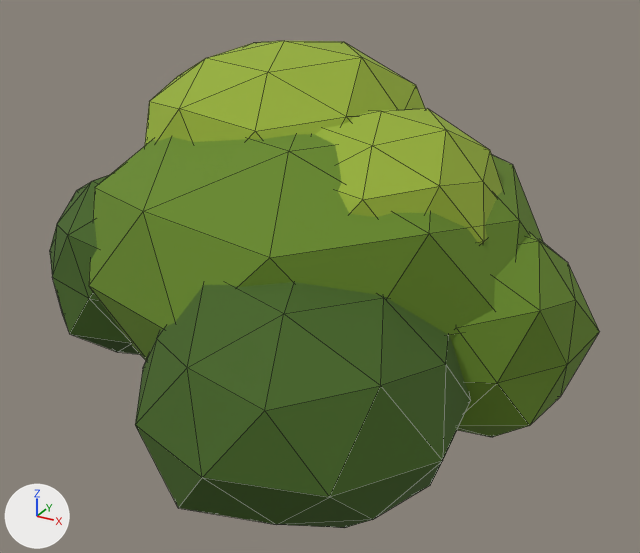
The glTF model Godot/assets/models3d/nature/buisson.glb as it was, and as the next commit left it.
The view is the same before and after, from a camera (50 mm lens) standing at (1.089, -1.928, 1.319) and looking at (0.05, -0.04, 0.374). Arrows for +X, +Y and +Z are at lower left; the lights stay in place. The first picture is the older version. Mesh edges are drawn as thin lines. Vertices at exactly the same position are counted once.

Objects in the first picture: 'buisson'.
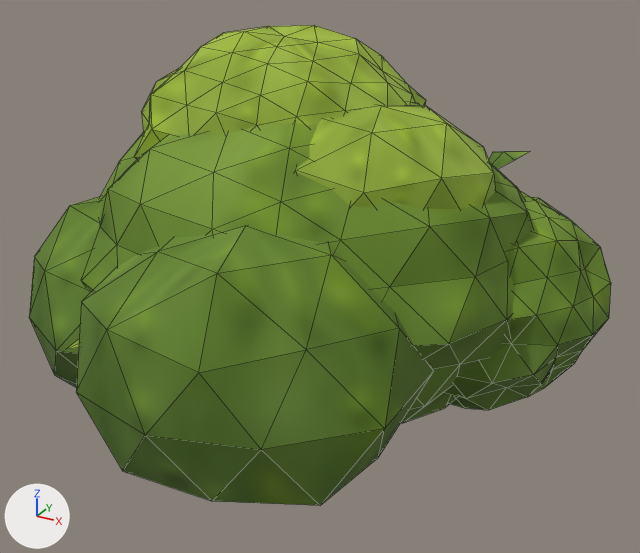
Location of each change, [x1, y1, x2, y2] in pixels of the pictures (640 x 553 px):
'buisson', surface changed, reshaped: before [50, 41, 600, 528]; after [29, 25, 611, 505]
part 1 of me_m_182, rebuilt: before [89, 134, 543, 360]; after [81, 102, 533, 423]
part 2 of me_m_182, rebuilt: before [315, 108, 503, 244]; after [295, 105, 496, 209]
part 3 of me_m_182, rebuilt: before [50, 175, 139, 354]; after [29, 196, 101, 388]
part 4 of me_m_182, rebuilt: before [451, 233, 600, 437]; after [446, 190, 611, 410]
part 5 of me_m_182, rebuilt (7% wider, 13% taller): before [135, 282, 471, 528]; after [76, 226, 434, 505]
part 6 of me_m_182, rebuilt: before [145, 41, 425, 145]; after [135, 25, 426, 159]
part 7 of me_m_182, added: after [489, 151, 530, 169]
part 8 of me_m_182, added (mostly hidden): after [67, 339, 79, 349]

The change, as a diff of the scene's bpy script:
```diff
--- a/Godot/assets/models3d/nature/buisson.glb.py
+++ b/Godot/assets/models3d/nature/buisson.glb.py
@@ img_tex_bark @@
+img_tex_bark = load_image('tex_bark', '_unpacked/tex_bark', 512, 512, 'sRGB')
@@ img_tex_blade @@
+img_tex_blade = load_image('tex_blade', '_unpacked/tex_blade', 256, 256, 'sRGB')
@@ img_tex_leaf @@
+img_tex_leaf = load_image('tex_leaf', '_unpacked/tex_leaf', 512, 512, 'sRGB')
@@ mat_leaf @@
 mat_leaf = principled_material('leaf')
-mat_leaf.base_color = (0.133, 0.247, 0.0177)  # green #668824
+mat_leaf.texture = img_tex_leaf
 mat_leaf.roughness = 0.9
@@ mat_bark @@
+mat_bark = principled_material('bark')
+mat_bark.texture = img_tex_bark
+mat_bark.roughness = 0.9
@@ mat_blade @@
+mat_blade = principled_material('blade')
+mat_blade.texture = img_tex_blade
+mat_blade.roughness = 0.9
@@ me_m_182 @@
 # used by ob_buisson; location = (0.0, 0.0, 0.0)
 # verts and faces of me_m_182; kept vertices keep their numbers, new ones are numbered from 336
-me_m_182.from_pydata(...)  # 336 vertices, 640 faces; spans x -0.72..0.75, y -0.78..0.75, z 0.0..0.96
+me_m_182.from_pydata(...)  # 944 vertices, 1760 faces; spans x -0.75..0.77, y -0.81..0.8, z 0.0..0.99
+# me_m_182 part 1: the loose piece of 42 vertices spanning x -0.6..0.61, y -0.58..0.52, z 0.01..0.83 is rebuilt with 162 vertices and now spans x -0.61..0.61, y -0.56..0.58, z 0.02..0.87
+# me_m_182 part 2: the loose piece of 42 vertices spanning x -0.06..0.52, y -0.37..0.27, z 0.35..0.84 is rebuilt with 42 vertices and now spans x -0.08..0.5, y -0.34..0.26, z 0.36..0.85, in mat_leaf (picture img_tex_leaf)
+# me_m_182 part 3: the loose piece of 42 vertices spanning x -0.72..-0.08, y -0.43..0.18, z 0.08..0.65 is rebuilt with 42 vertices and now spans x -0.75..-0.04, y -0.56..0.15, z 0.02..0.57, in mat_leaf (picture img_tex_leaf)
+# me_m_182 part 4: the loose piece of 42 vertices spanning x 0.11..0.75, y -0.31..0.38, z 0.03..0.59 is rebuilt with 162 vertices and now spans x 0.08..0.77, y -0.21..0.45, z 0.07..0.64
+# me_m_182 part 5: the loose piece of 42 vertices spanning x -0.18..0.59, y -0.78..0.02, z 0.0..0.59 is rebuilt with 42 vertices and now spans x -0.31..0.48, y -0.81..-0.04, z 0.02..0.65, in mat_leaf (picture img_tex_leaf)
+# me_m_182 part 6: the loose piece of 42 vertices spanning x -0.51..0.28, y -0.28..0.44, z 0.41..0.96 is rebuilt with 162 vertices and now spans x -0.52..0.29, y -0.3..0.46, z 0.41..0.99, in mat_leaf (picture img_tex_leaf)
+# me_m_182 part 7
+# 113 vertices are added at x -0.58..0.41, y -0.35..0.69, z 0.0..0.69
+# 120 new faces join them, mat_bark (picture img_tex_bark)
+# 28 new faces join them, mat_blade (picture img_tex_blade)
+# me_m_182 part 8
+verts[439] = (-0.09, -0.48, 0.31)
+verts[440] = (-0.05, -0.56, 0.37)
+verts[441] = (-0.12, -0.64, 0.39)
+verts[442] = (-0.15, -0.54, 0.37)
+verts[443] = (-0.1, -0.55, 0.38)
+verts[459] = (-0.15, -0.55, 0.35)
+verts[460] = (-0.12, -0.64, 0.41)
+verts[461] = (-0.2, -0.72, 0.41)  # pixel (65, 349)
+verts[462] = (-0.22, -0.62, 0.41)
+verts[463] = (-0.17, -0.63, 0.42)
+faces += [(439, 443, 440), (440, 443, 441), (441, 443, 442), (439, 442, 443), (459, 463, 460), (460, 463, 461)]  # mat_blade (picture img_tex_blade)
+faces += [(461, 463, 462), (459, 462, 463)]  # mat_blade (picture img_tex_blade)
+# other edits to the shape of me_m_182 do not show in these pictures
 me_m_182.materials.append(mat_leaf)
-me_m_182.materials.append(mat_leaf_dk)  # dark green #43631e
-me_m_182.materials.append(mat_leaf_hi)  # green #95af35
+me_m_182.materials.append(mat_bark)  # picture img_tex_bark
+me_m_182.materials.append(mat_blade)  # picture img_tex_blade
```
